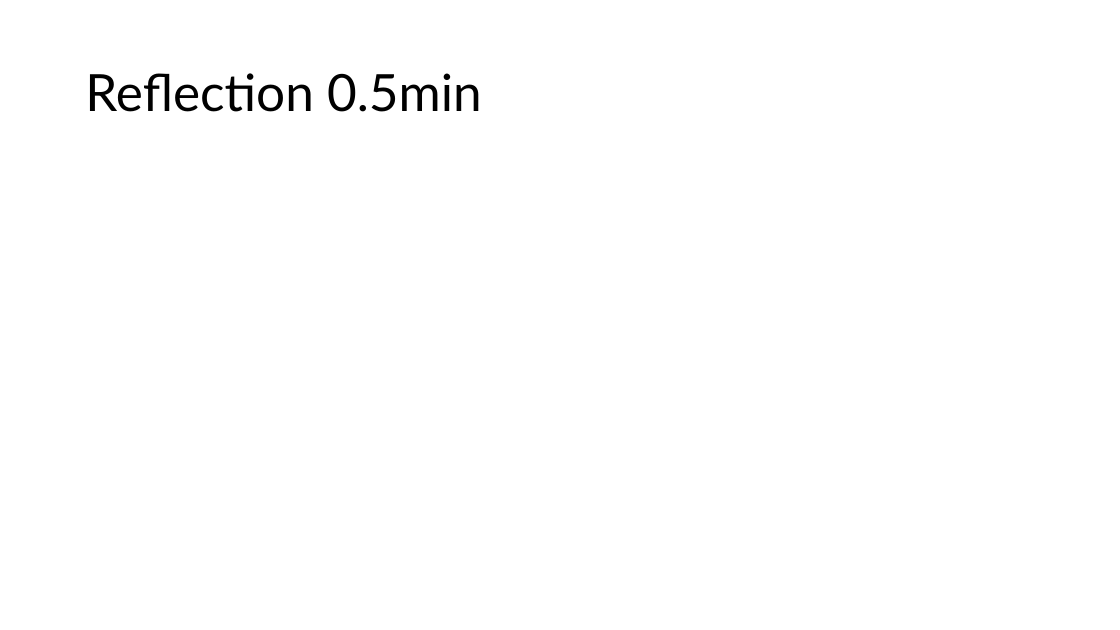
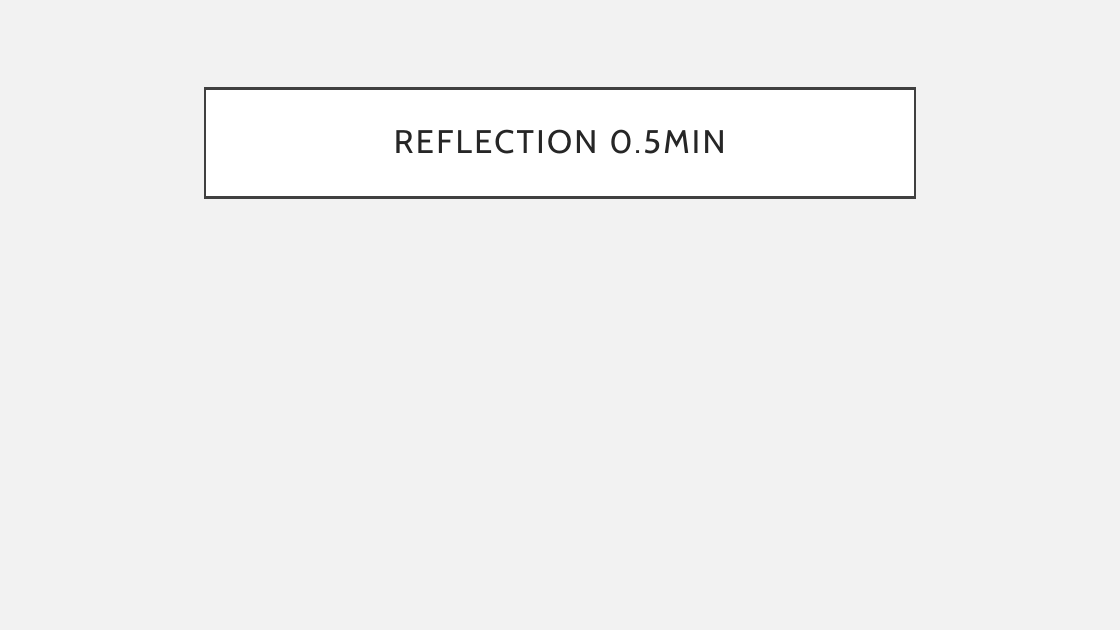
Before and after one commit to Osterie/IDATA2301_IDATA2306_GROUP_7, a slide deck: slide 22 of group7-idata2301-idata2306-presentation.pptx (slide 21 before the commit). Drawn at 1120x630 pixels with LibreOffice and Linux fonts; fonts in the diff are those of the drawing. Boxes give left, top, right and bottom in pixels: in the first picture for what was removed or moved away, otherwise in the second. Text is boxed around its words. In the diff, an @@ line names an element or a change of style, - is before the commit and + after.

```diff
--- a/group7-idata2301-idata2306-presentation.pptx
+++ b/group7-idata2301-idata2306-presentation.pptx
@@ background #FFFFFF to #F2F2F2 @@
@@ title "REFLECTION 0.5MIN": place and size @@
-title "REFLECTION 0.5MIN" at box(85, 73, 482, 112)
+title "REFLECTION 0.5MIN" at box(205, 88, 915, 197)
@@ title "REFLECTION 0.5MIN" at box(205, 88, 915, 197): fill none to #FFFFFF; outline none to #404040 2.5 pt @@
@@ title at box(394, 129, 725, 154): text changed; size 44 to 28 pt; font Lato to Cabin; text colour #000000 to #262626 @@
-Reflection 0.5min
+REFLECTION 0.5MIN
```
Also in this commit, not shown: 20 other slides changed, 1 slide added.
